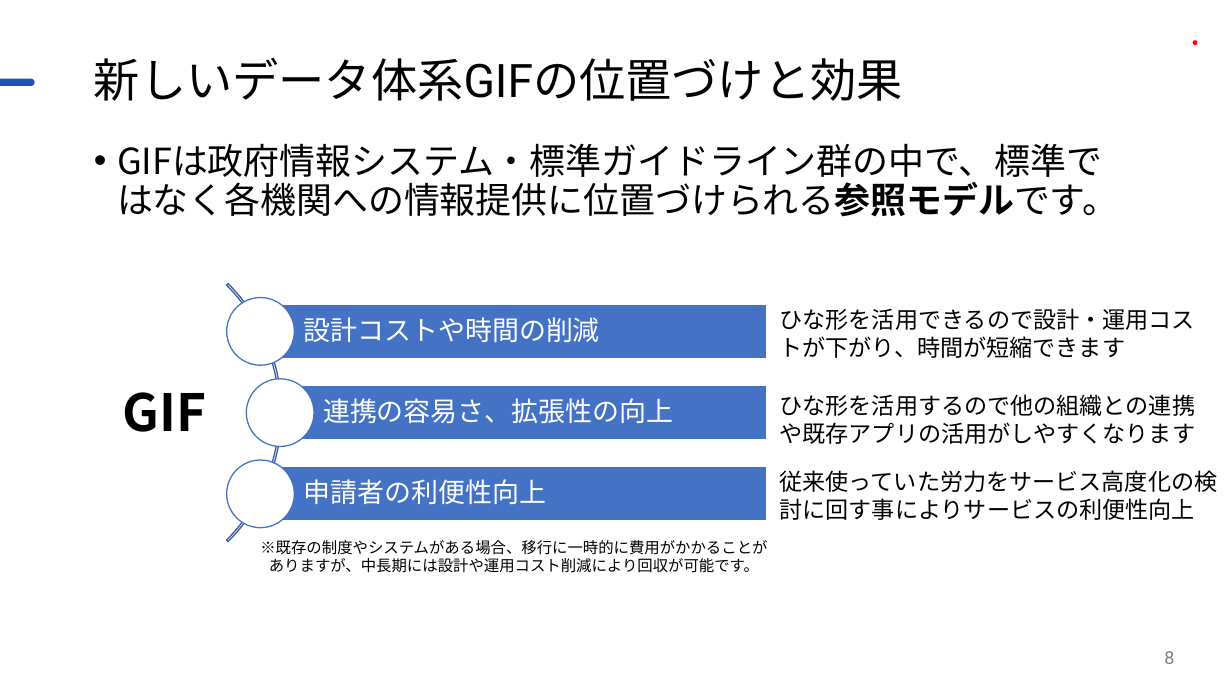
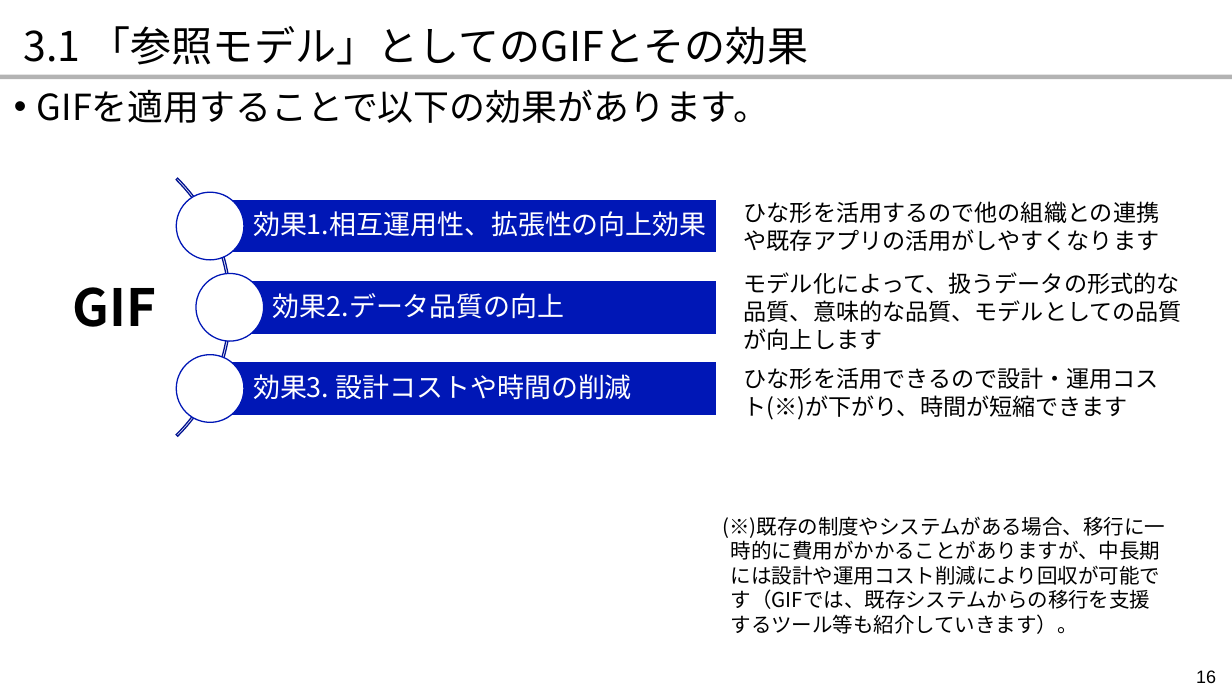
Before and after one commit to JDA-DM/GIF, a slide deck: slide 16 of 410_全体説明/411_GIF説明資料.pptx (slide 8 before the commit). Drawn at 1232x693 pixels with LibreOffice and Linux fonts; fonts in the diff are those of the drawing; background and template pictures are left out. Boxes give left, top, right and bottom in pixels: in the first picture for what was removed or moved away, otherwise in the second. Text is boxed around its words. In the diff, an @@ line names an element or a change of style, - is before the commit and + after.

```diff
--- a/410_全体説明/411_GIF説明資料.pptx
+++ b/410_全体説明/411_GIF説明資料.pptx
@@ text added at [24, 26, 808, 65], 32 pt, text #000000 @@
+3.1 「参照モデル」としてのGIFとその効果
@@ title removed at [94, 58, 903, 101] @@
-新しいデータ体系GIFの位置づけと効果
@@ ellipse removed at [1193, 41, 1198, 45] @@
@@ rounded rectangle removed at [0, 79, 34, 86] @@
@@ rectangle added at [0, 75, 1232, 79], fill #B3B3B3 @@
@@ text added at [37, 89, 769, 123], 28 pt, text #000000 @@
+• GIFを適用することで以下の効果があります。
@@ arch (boxed as its full ring): place and size @@
-arch (boxed as its full ring) at [0, 230, 282, 595]
+arch (boxed as its full ring) at [0, 125, 231, 490]
@@ arch (boxed as its full ring) at [0, 125, 231, 490]: outline #365B9D 1 pt to #001292 1 pt @@
@@ text removed at [117, 143, 1118, 217] @@
-• GIFは政府情報システム・標準ガイドライン群の中で、標準ではなく各機関への情報提供に位置づけられる参照モデルです。
@@ text "ひな形を活用するので他の組織との連携や既存アプリの活用がしやすくなります": place and size @@
-text "ひな形を活用するので他の組織との連携や既存アプリの活用がしやすくなります" at [780, 394, 1196, 444]
+text "ひな形を活用するので他の組織との連携や既存アプリの活用がしやすくなります" at [744, 201, 1160, 251]
@@ text "GIF": place and size @@
-text "GIF" at [123, 392, 207, 432]
+text "GIF" at [72, 287, 156, 327]
@@ ellipse: place and size @@
-ellipse at [226, 298, 294, 365]
+ellipse at [196, 274, 263, 341]
@@ ellipse at [196, 274, 263, 341]: outline #4472C4 1 pt to #0017B6 1 pt @@
@@ rectangle: place and size @@
-rectangle at [261, 304, 767, 359]
+rectangle at [230, 280, 717, 335]
@@ rectangle at [230, 280, 717, 335]: fill #4472C4 to #0017B6 @@
@@ group added at [177, 192, 716, 318]: 2 texts, 1 rectangle, 1 ellipse @@
+効果1.相互運用性、拡張性の向上効果
+効果2.データ品質の向上
@@ text added at [744, 272, 1182, 350], 18 pt, text #000000 @@
+モデル化によって、扱うデータの形式的な品質、意味的な品質、モデルとしての品質が向上します
@@ ellipse at [177, 355, 244, 422]: outline #4472C4 1 pt to #0017B6 1 pt @@
@@ ellipse: place and size @@
-ellipse at [247, 379, 314, 446]
+ellipse at [177, 355, 244, 422]
@@ rectangle at [210, 361, 716, 416]: fill #4472C4 to #0017B6 @@
@@ rectangle: place and size @@
-rectangle at [280, 385, 767, 440]
+rectangle at [210, 361, 716, 416]
@@ text at [253, 374, 631, 400]: text changed @@
-設計コストや時間の削減
+効果3. 設計コストや時間の削減
@@ text at [744, 367, 1159, 420]: text changed @@
-ひな形を活用できるので設計・運用コストが下がり、時間が短縮できます
+ひな形を活用できるので設計・運用コスト(※)が下がり、時間が短縮できます
@@ group removed at [226, 398, 767, 528]: 2 texts, 1 rectangle, 1 ellipse @@
-連携の容易さ、拡張性の向上
-申請者の利便性向上
@@ text removed at [780, 470, 1218, 520] @@
-従来使っていた労力をサービス高度化の検討に回す事によりサービスの利便性向上
@@ text at [722, 516, 1165, 634]: text changed; size 12 to 16 pt @@
-※既存の制度やシステムがある場合、移行に一時的に費用がかかることがありますが、中長期には設計や運用コスト削減により回収が可能です。
+(※)既存の制度やシステムがある場合、移行に一時的に費用がかかることがありますが、中長期には設計や運用コスト削減により回収が可能です（GIFでは、既存システムからの移行を支援するツール等も紹介していきます）。
@@ page number removed at [1164, 651, 1174, 664] @@
-8
@@ page number added at [1196, 670, 1216, 683], 14 pt, text #000000 @@
+16
```
Also in this commit, not shown: 9 other slides changed, 53 slides added, 15 slides removed.
